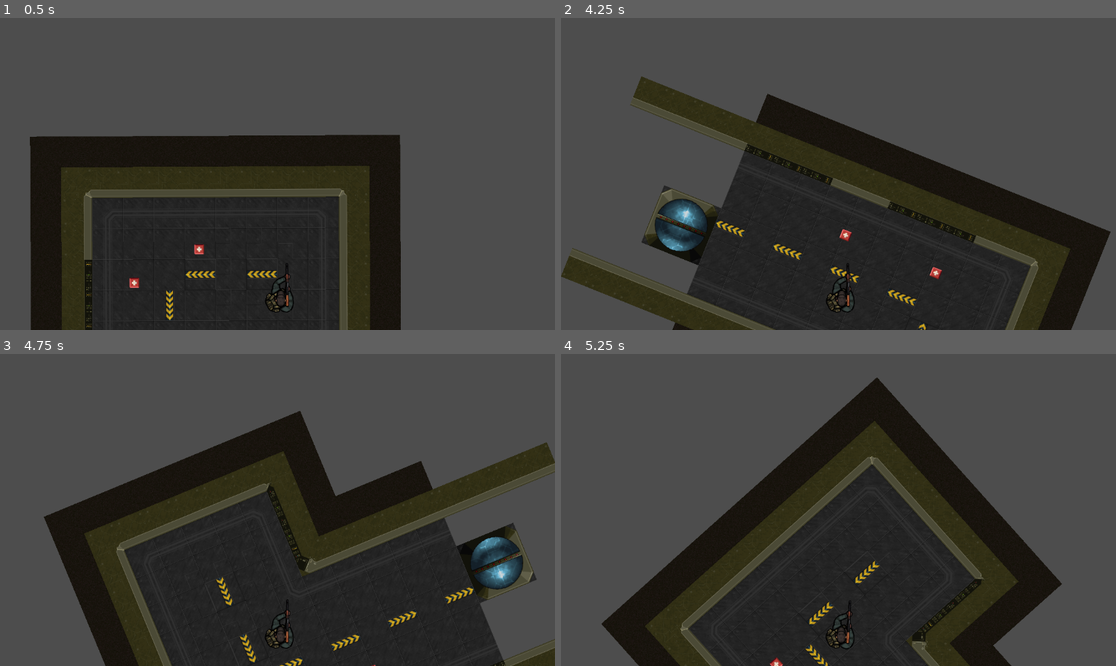
Above: before the commit, frames 1-4 (two rows, left to right).
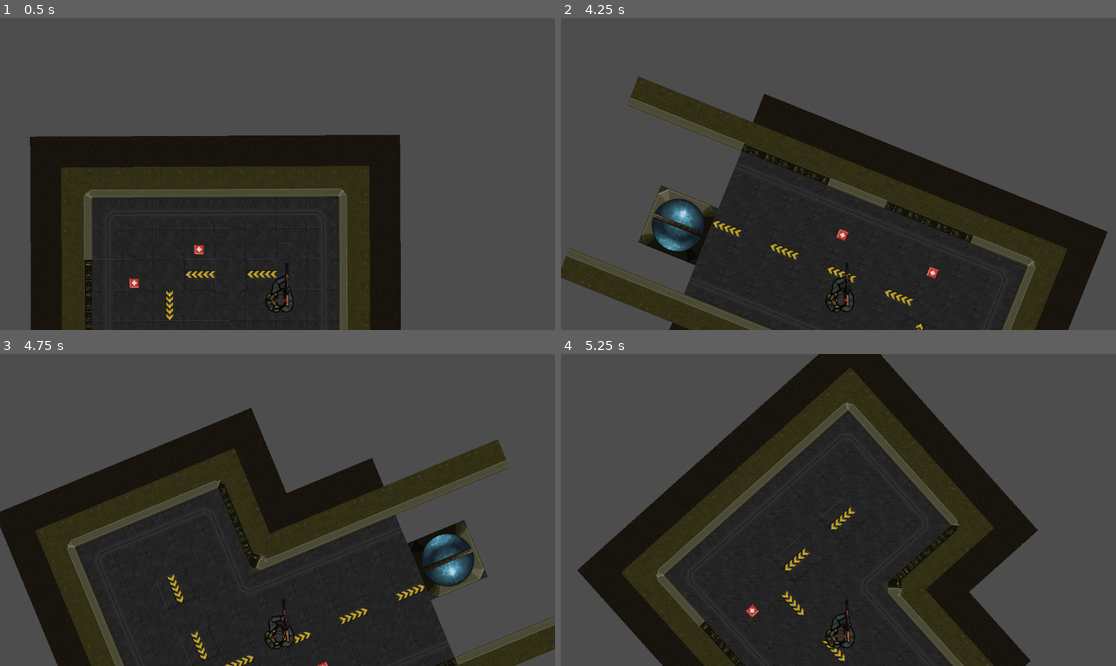
Above: after the commit, the same moments.

Repository: RQZhao01/COMP277game
Game: Godot game, scene res://Scenes/level_1.tscn
The game is run twice, just before and just after one commit, with the same random seed, the same clock (stepped at 60 frames per second) and the same inputs.
Inputs (mouse positions are in pixels of both pictures, inside the frame that each line leads up to):
- Up to frame 1 (0.5 s): no input
- Up to frame 2 (4.25 s): tap Enter at 0.5 s; move the mouse to (960, 158) at 0.52 s; press the mouse at (960, 158) at 0.53 s; hold D (move_right) 0.53-1.28 s; tap Ctrl (ui_ctrl) at 0.8, 1.35, 3.05 s; move the mouse to (727, 189) at 1.27 s; release the mouse at (727, 189) at 1.28 s; hold S (move_down) 1.28-2.03 s; tap Shift (ui_shift) at 1.55, 3.8 s; move the mouse to (894, 105) at 2.02 s; hold D (move_right) 2.03-2.78 s; hold Shift (ui_shift) 2.03-2.78 s; click (894, 105) at 2.3 s; move the mouse to (810, 236) at 2.77 s; hold W (move_up) 2.78-3.53 s; click (810, 236) at 2.85 s; move the mouse to (1005, 220) at 3.52 s; hold A (move_left) from 3.53 s (still down); hold Ctrl (ui_ctrl) from 3.53 s (still down); tap R (reload) at 4.15 s
- Up to frame 3 (4.75 s): keep holding A (move_left); move the mouse to (111, 463) at 4.27 s; release Ctrl (ui_ctrl) at 4.28 s; tap Shift (ui_shift) at 4.35 s; click (111, 463) at 4.55 s
- Up to frame 4 (5.25 s): move the mouse to (866, 510) at 5.02 s; release A (move_left) at 5.03 s; press the mouse at (866, 510) at 5.03 s; hold S (move_down) from 5.03 s (still down)

Frame 1 is identical in both runs. In frame 2, 3.7% of the frame differs, in the area x 0-99%, y 18-100%; in frame 3, 30%, in the area x 0-100%, y 17-100%; in frame 4, 28%.

Commit message:
Added reloading and restructured movement and shooting

Diff:
--- a/Scenes/survivor.tscn
+++ b/Scenes/survivor.tscn
@@ -40,11 +40,31 @@
 [ext_resource type="Texture2D" uid="uid://d2jafatprldkr" path="res://Assets/Top_Down_Survivor/rifle/idle/survivor-idle_rifle_18.png" id="20_sqepq"]
 [ext_resource type="Texture2D" uid="uid://b83fmh678ajqv" path="res://Assets/Top_Down_Survivor/rifle/move/survivor-move_rifle_6.png" id="21_bnm1y"]
 [ext_resource type="Texture2D" uid="uid://cr0t4kg88grbk" path="res://Assets/Top_Down_Survivor/rifle/idle/survivor-idle_rifle_19.png" id="21_ohxt8"]
+[ext_resource type="Texture2D" uid="uid://cjfnuldgtdobh" path="res://Assets/Top_Down_Survivor/rifle/reload/survivor-reload_rifle_0.png" id="22_a8qy3"]
 [ext_resource type="Texture2D" uid="uid://bgcykp8h2vvho" path="res://Assets/Top_Down_Survivor/rifle/move/survivor-move_rifle_7.png" id="22_ehn0s"]
+[ext_resource type="Texture2D" uid="uid://dcpx0nugdfi4b" path="res://Assets/Top_Down_Survivor/rifle/reload/survivor-reload_rifle_1.png" id="23_p1os8"]
 [ext_resource type="Texture2D" uid="uid://qd62mxex2p06" path="res://Assets/Top_Down_Survivor/rifle/shoot/survivor-shoot_rifle_0.png" id="23_u2ma2"]
 [ext_resource type="Texture2D" uid="uid://bf4sa5bqqdy2v" path="res://Assets/Top_Down_Survivor/rifle/shoot/survivor-shoot_rifle_1.png" id="24_oinuh"]
+[ext_resource type="Texture2D" uid="uid://djejo7a5g6tyo" path="res://Assets/Top_Down_Survivor/rifle/reload/survivor-reload_rifle_2.png" id="24_weg3o"]
 [ext_resource type="Texture2D" uid="uid://cq57jj5nwuyjm" path="res://Assets/Top_Down_Survivor/rifle/shoot/survivor-shoot_rifle_2.png" id="25_inoki"]
+[ext_resource type="Texture2D" uid="uid://bgbo0tcalq7bg" path="res://Assets/Top_Down_Survivor/rifle/reload/survivor-reload_rifle_3.png" id="25_osrx3"]
+[ext_resource type="Texture2D" uid="uid://125c6o53n5my" path="res://Assets/Top_Down_Survivor/rifle/reload/survivor-reload_rifle_4.png" id="26_a7sp4"]
+[ext_resource type="Texture2D" uid="uid://cc1egla8k18uj" path="res://Assets/Top_Down_Survivor/rifle/reload/survivor-reload_rifle_5.png" id="27_8cgxc"]
+[ext_resource type="Texture2D" uid="uid://hk2n1hpcl14p" path="res://Assets/Top_Down_Survivor/rifle/reload/survivor-reload_rifle_6.png" id="28_8tr8s"]
 [ext_resource type="Texture2D" uid="uid://copxjshvlke8i" path="res://Assets/white-circle-3d-png.webp" id="28_c5thn"]
+[ext_resource type="Texture2D" uid="uid://1oj4vpql5uf6" path="res://Assets/Top_Down_Survivor/rifle/reload/survivor-reload_rifle_7.png" id="29_e2x83"]
+[ext_resource type="Texture2D" uid="uid://dticqhhuri12l" path="res://Assets/Top_Down_Survivor/rifle/reload/survivor-reload_rifle_8.png" id="30_l1wjv"]
+[ext_resource type="Texture2D" uid="uid://dflkqy1rs0tiy" path="res://Assets/Top_Down_Survivor/rifle/reload/survivor-reload_rifle_9.png" id="31_4j03r"]
+[ext_resource type="Texture2D" uid="uid://dr6e2shil4yge" path="res://Assets/Top_Down_Survivor/rifle/reload/survivor-reload_rifle_10.png" id="32_cyfcs"]
+[ext_resource type="Texture2D" uid="uid://bd0mi6fypwbay" path="res://Assets/Top_Down_Survivor/rifle/reload/survivor-reload_rifle_11.png" id="33_v863n"]
+[ext_resource type="Texture2D" uid="uid://6otycaxfs53v" path="res://Assets/Top_Down_Survivor/rifle/reload/survivor-reload_rifle_12.png" id="34_kt4qp"]
+[ext_resource type="Texture2D" uid="uid://defbjo6uey8cs" path="res://Assets/Top_Down_Survivor/rifle/reload/survivor-reload_rifle_13.png" id="35_lg28b"]
+[ext_resource type="Texture2D" uid="uid://c62paluroao53" path="res://Assets/Top_Down_Survivor/rifle/reload/survivor-reload_rifle_14.png" id="36_tktfg"]
+[ext_resource type="Texture2D" uid="uid://benein13c1ksp" path="res://Assets/Top_Down_Survivor/rifle/reload/survivor-reload_rifle_15.png" id="37_61ysg"]
+[ext_resource type="Texture2D" uid="uid://bi3kn5fchsfc7" path="res://Assets/Top_Down_Survivor/rifle/reload/survivor-reload_rifle_16.png" id="38_sf6cg"]
+[ext_resource type="Texture2D" uid="uid://ce4xe8lfrgrj5" path="res://Assets/Top_Down_Survivor/rifle/reload/survivor-reload_rifle_17.png" id="39_0f3xu"]
+[ext_resource type="Texture2D" uid="uid://26iwjoa6mtqx" path="res://Assets/Top_Down_Survivor/rifle/reload/survivor-reload_rifle_18.png" id="40_ry0wo"]
+[ext_resource type="Texture2D" uid="uid://boqymr57rc5wn" path="res://Assets/Top_Down_Survivor/rifle/reload/survivor-reload_rifle_19.png" id="41_m4aae"]
 [ext_resource type="PackedScene" uid="uid://c4gvk3unb8v8q" path="res://Scenes/MuzzleFlash.tscn" id="69_exjar"]
 
 [sub_resource type="SpriteFrames" id="SpriteFrames_w1j3v"]
@@ -113,6 +133,71 @@
 "loop": true,
 "name": &"rifle_idle",
 "speed": 7.0
+}, {
+"frames": [{
+"duration": 1.0,
+"texture": ExtResource("22_a8qy3")
+}, {
+"duration": 1.0,
+"texture": ExtResource("23_p1os8")
+}, {
+"duration": 1.0,
+"texture": ExtResource("24_weg3o")
+}, {
+"duration": 1.0,
+"texture": ExtResource("25_osrx3")
+}, {
+"duration": 1.0,
+"texture": ExtResource("26_a7sp4")
+}, {
+"duration": 1.0,
+"texture": ExtResource("27_8cgxc")
+}, {
+"duration": 1.0,
+"texture": ExtResource("28_8tr8s")
+}, {
+"duration": 1.0,
+"texture": ExtResource("29_e2x83")
+}, {
+"duration": 1.0,
+"texture": ExtResource("30_l1wjv")
+}, {
+"duration": 1.0,
+"texture": ExtResource("31_4j03r")
+}, {
+"duration": 1.0,
+"texture": ExtResource("32_cyfcs")
+}, {
+"duration": 1.0,
+"texture": ExtResource("33_v863n")
+}, {
+"duration": 1.0,
+"texture": ExtResource("34_kt4qp")
+}, {
+"duration": 1.0,
+"texture": ExtResource("35_lg28b")
+}, {
+"duration": 1.0,
+"texture": ExtResource("36_tktfg")
+}, {
+"duration": 1.0,
+"texture": ExtResource("37_61ysg")
+}, {
+"duration": 1.0,
+"texture": ExtResource("38_sf6cg")
+}, {
+"duration": 1.0,
+"texture": ExtResource("39_0f3xu")
+}, {
+"duration": 1.0,
+"texture": ExtResource("40_ry0wo")
+}, {
+"duration": 1.0,
+"texture": ExtResource("41_m4aae")
+}],
+"loop": false,
+"name": &"rifle_reload",
+"speed": 15.0
 }, {
 "frames": [{
 "duration": 1.0,
@@ -281,8 +366,7 @@
 
 [node name="AnimatedSprite2D" type="AnimatedSprite2D" parent="."]
 sprite_frames = SubResource("SpriteFrames_w1j3v")
-animation = &"rifle_shoot"
-frame_progress = 0.0732891
+animation = &"rifle_reload"
 
 [node name="CollisionShape2D" type="CollisionShape2D" parent="."]
 position = Vector2(-25, 20)
@@ -332,3 +416,5 @@
 [node name="MuzzleFlash" parent="." instance=ExtResource("69_exjar")]
 position = Vector2(185, 45.0007)
 scale = Vector2(0.4, 0.4)
+
+[connection signal="animation_finished" from="AnimatedSprite2D" to="." method="_on_animated_sprite_2d_animation_finished"]
--- a/Scripts/survivor.gd
+++ b/Scripts/survivor.gd
@@ -10,6 +10,9 @@
 var delay: int = 0
 
 var player_speed
+
+var shooting = false
+var reloading = false
 
 @export var mouse_sensitivity = -0.005
 @export var walk_speed: float = 250
@@ -24,43 +27,58 @@
 		self.rotation = angle
 
 
-func move_player():
-	if Input.is_action_pressed("ui_ctrl"):
-		player_speed = slow_walk_speed
-		$AnimatedSprite2D.play("rifle_slow_walk")
-	elif Input.is_action_pressed("ui_shift"):
-		player_speed = run_speed
-		$AnimatedSprite2D.play("rifle_run")
+func update_player_movement():
+	if reloading:
+		player_speed = 50
 	else:
-		player_speed = walk_speed
-		$AnimatedSprite2D.play("rifle_walk")
+		if Input.is_action_pressed("ui_ctrl"):
+			player_speed = slow_walk_speed
+			$AnimatedSprite2D.play("rifle_slow_walk")
+		elif Input.is_action_pressed("ui_shift"):
+			player_speed = run_speed
+			$AnimatedSprite2D.play("rifle_run")
+		else:
+			player_speed = walk_speed
+			$AnimatedSprite2D.play("rifle_walk")
+
+		if velocity == Vector2(0,0) && !reloading:
+			$AnimatedSprite2D.play("rifle_idle")
+
 
 	var input_direction = Vector2(
 		Input.get_action_strength("move_right")-Input.get_action_strength("move_left"),
 		Input.get_action_strength("move_down")-Input.get_action_strength("move_up")
-		)
-
+	)
 	var vector = player_speed * input_direction
 	velocity = vector.rotated(self.rotation +PI/2)
 
-	if velocity != Vector2(0,0):
-		$AnimatedSprite2D.play("rifle_move")
-	else:
-		$AnimatedSprite2D.play("rifle_idle")
+
 	move_and_slide()
 
 func update_player_shooting():
-	delay +=1
-	if Input.is_action_pressed("shoot") and delay > 5:
-		shoot()
-		delay = 0
-	elif Input.is_action_just_released("shoot"):
-		stop_shooting()
+	if !reloading:
+		delay +=1
+		if Input.is_action_pressed("shoot") and delay > 5:
+			shoot()
+			delay = 0
+		elif Input.is_action_just_released("shoot"):
+			stop_shooting()
+
+
+func reload():
+	reloading = true
+	$AnimatedSprite2D.animation = "rifle_reload"
+
+func update_reloading():
+	if Input.is_action_just_pressed("reload") && !reloading:
+		reload()
+		print("reload activated")
 
 
 func _physics_process(delta: float) -> void:
 	update_player_direction()
-	move_player()
+	update_reloading()
+	update_player_movement()
 	update_player_shooting()
 
 func add_medkit():
@@ -96,3 +114,7 @@
 
 func _process(_delta: float) -> void:
 	pass
+
+func _on_animated_sprite_2d_animation_finished() -> void:
+	reloading = false
+	print("animation finsihed")
Not shown: 1 places in Scenes/survivor.tscn that only renumber resources
